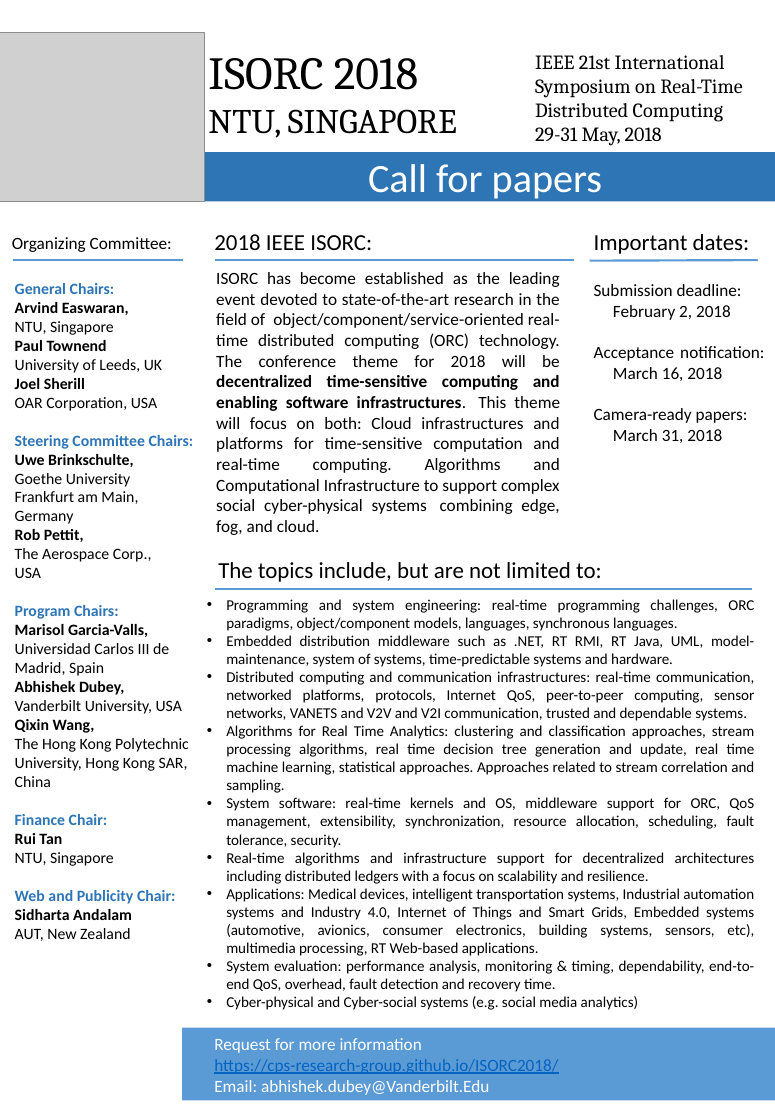
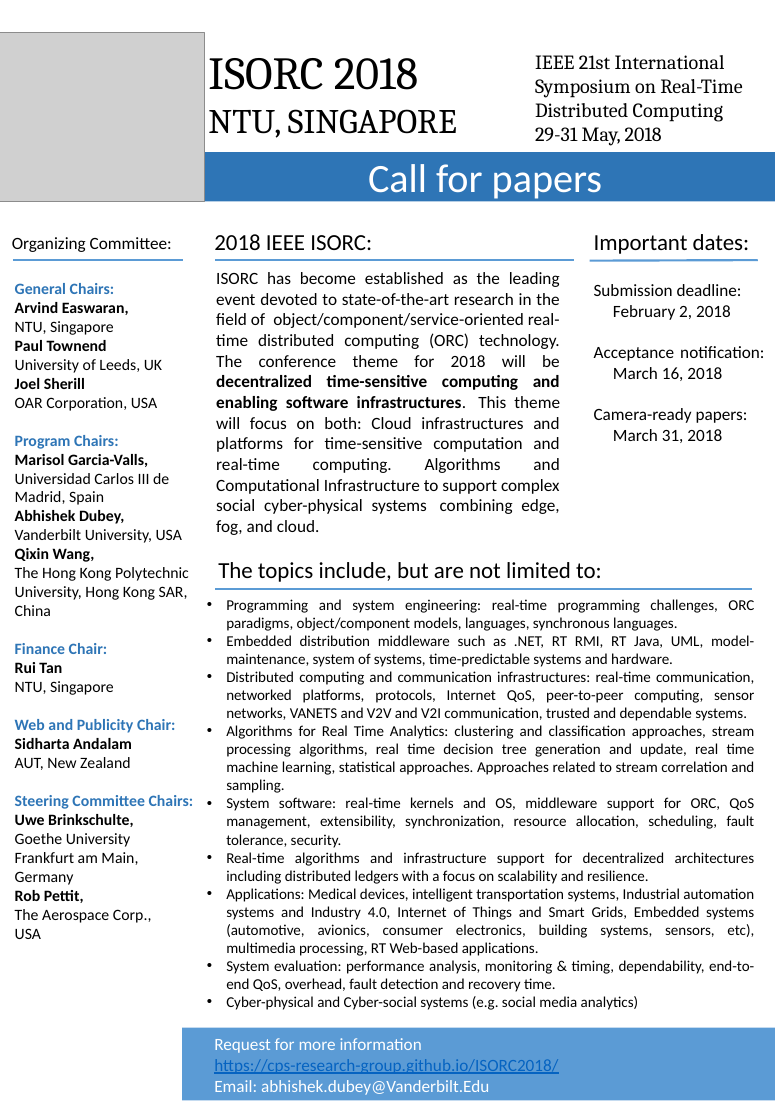
Before and after one commit to CPS-research-group/ISORC2018, a slide deck: slide 1 of resources/ISORC2018_CFP.pptx. Drawn at 775x1120 pixels with LibreOffice and Linux fonts; fonts in the diff are those of the drawing; grey boxes stand for pictures. Boxes give left, top, right and bottom in pixels: in the first picture for what was removed or moved away, otherwise in the second. Text is boxed around its words. In the diff, an @@ line names an element or a change of style, - is before the commit and + after.

```diff
--- a/resources/ISORC2018_CFP.pptx
+++ b/resources/ISORC2018_CFP.pptx
@@ text at (x1=15, y1=435, x2=194, y2=578): paragraphs removed @@
-Steering Committee Chairs:
-Uwe Brinkschulte,
-Goethe University
-Frankfurt am Main,
-Germany
-Rob Pettit,
-The Aerospace Corp.,
-USA
@@ text at (x1=15, y1=795, x2=194, y2=939): paragraphs added @@
+Steering Committee Chairs:
+Uwe Brinkschulte,
+Goethe University
+Frankfurt am Main,
+Germany
+Rob Pettit,
+The Aerospace Corp.,
+USA
```
Also in this commit, not shown: 3 other files.
